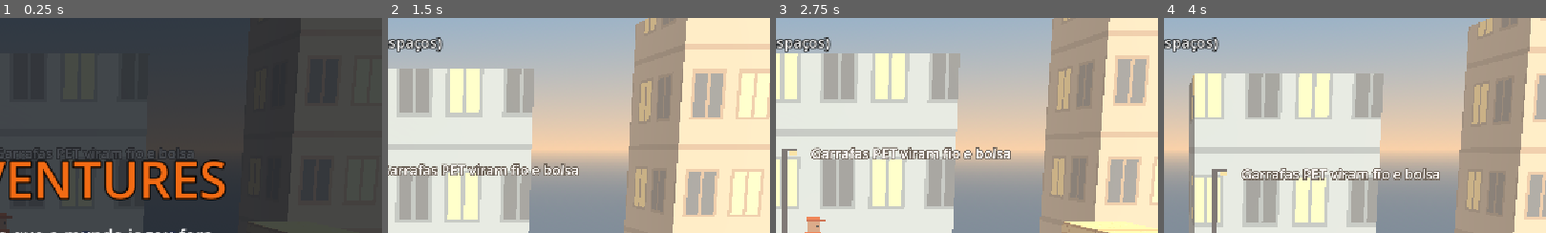
Above: before the commit, frames 1-4 (left to right).
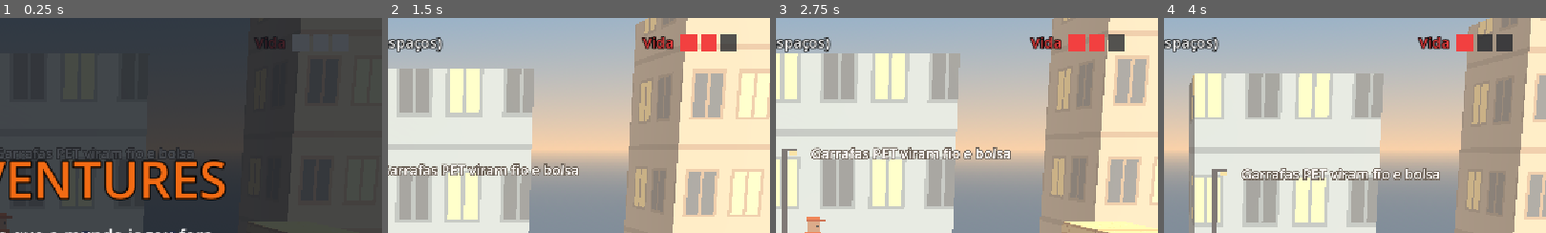
Above: after the commit, the same moments.

Repository: caioarraes/gari-adventures
Game: Godot game, scene res://jogo/main.tscn
Two runs of this game, one before a commit and one after it. Both use one fixed random seed, a clock stepped at 60 frames per second and the inputs below. Sound files missing from this copy of the repository are replaced by a short silence.
Inputs:
- Up to frame 1 (0.25 s): no input
- Up to frame 2 (1.5 s): tap Space (pular) at 0.5, 0.77 s; hold D (direita) 0.53-1.28 s; tap J (golpe) at 0.6 s; tap F (solado, bound only after the commit) at 0.8, 1.35 s; hold A (esquerda) from 1.28 s (still down)
- Up to frame 3 (2.75 s): tap Space (pular) at 1.52 s; tap J (golpe) at 1.55 s; release A (esquerda) at 2.03 s; hold D (direita) from 2.03 s (still down); tap K (atirar) at 2.1 s; tap F (solado, bound only after the commit) at 2.3 s
- Up to frame 4 (4 s): tap E (fabricar) at 2.85 s; tap Space (pular) at 3.02, 3.77 s; tap J (golpe) at 3.05, 3.6 s; release D (direita) at 3.53 s; hold A (esquerda) from 3.53 s (still down); tap F (solado, bound only after the commit) at 3.8 s
The pictures show only the part of the screen within x 50-100%, y 0-50%; the shares and areas given below are measured in that part.

The runs differ from the first frame. In frame 1, 0.3% of the frame differs, in the area x 66-79%, y 7-16%; in frame 2, 1.4%; in frame 3, 1.4%; in frame 4, 1.4%, in the area x 66-92%, y 7-16%.

Commit message:
Adiciona solado de pneu, vida e ecopontos
Pneus deixam borracha, que vira um solado de pulo mais alto para
vencer o muro final. O gari agora tem vida, derrota e pontos de
retorno que preservam o que foi coletado.

Diff:
--- a/ferramentas/gerar_assets.gd
+++ b/ferramentas/gerar_assets.gd
@@ -34,10 +34,17 @@
 
 
 func _personagens() -> void:
-	var gari := _nova(144, 32)
+	var gari := _nova(144, 64)
 	for quadro in 6:
 		_gari(gari, quadro * 24, quadro)
+	gari.blit_rect(gari, Rect2i(0, 0, 144, 32), Vector2i(0, 32))
+	_colocar_solado(gari)
 	_salvar(gari, "gari")
+
+	var pneu := _nova(44, 22)
+	for quadro in 2:
+		_pneu(pneu, quadro * 22, quadro)
+	_salvar(pneu, "pneu")
 
 	var pet := _nova(36, 22)
 	for quadro in 2:
@@ -70,6 +77,35 @@
 		_r(monitor, x + 20, 0, 1, 2, "#ffd84a")
 		_r(monitor, x + 3, 0, 1, 2, "#ff6a4a")
 	_salvar(monitor, "monitor")
+
+
+func _colocar_solado(i: Image) -> void:
+	var bota := Color("#20242c")
+	for y in range(62, 32, -1):
+		for x in 144:
+			if i.get_pixel(x, y).is_equal_approx(bota) and i.get_pixel(x, y + 1).a == 0.0:
+				i.set_pixel(x, y + 1, Color("#e0a060") if x % 2 == 0 else Color("#15171c"))
+
+
+func _pneu(i: Image, x: int, quadro: int) -> void:
+	var centro := Vector2(10.5, 10.5)
+	for py in 22:
+		for px in 22:
+			var d := Vector2(px, py).distance_to(centro)
+			if d > 11.0:
+				continue
+			var angulo := atan2(py - centro.y, px - centro.x) + quadro * PI / 8.0
+			var cor := "#23262d"
+			if d > 9.0 and int(floor(angulo / (PI / 4.0))) % 2 == 0:
+				cor = "#3b3f49"
+			elif d < 6.0:
+				cor = "#8f939c"
+			i.set_pixel(x + px, py, Color(cor))
+	_r(i, x + 7, 8, 2, 2, "#17202b")
+	_r(i, x + 13, 8, 2, 2, "#17202b")
+	_r(i, x + 6, 7, 3, 1, "#17202b")
+	_r(i, x + 13, 7, 3, 1, "#17202b")
+	_r(i, x + 8, 13, 6, 1, "#17202b")
 
 
 func _gari(i: Image, x: int, quadro: int) -> void:
@@ -160,6 +196,13 @@
 	_r(componente, 3, 3, 1, 1, "#7dffb0")
 	_salvar(componente, "componente")
 
+	var borracha := _nova(14, 10)
+	_r(borracha, 1, 2, 12, 7, "#2a2d35")
+	for x in [2, 6, 10]:
+		_r(borracha, x, 1, 2, 2, "#e0a060")
+		_r(borracha, x, 8, 2, 2, "#e0a060")
+	_salvar(borracha, "borracha")
+
 	_salvar(_faisca("#ffffff", "#3fe07f"), "faisca_gari")
 	_salvar(_faisca("#fff0a0", "#f0442c"), "faisca_inimiga")
 
@@ -243,6 +286,21 @@
 	_r(saco, 7, 0, 2, 2, "#d8b84a")
 	_r(saco, 4, 5, 2, 3, "#454955")
 	_salvar(saco, "saco")
+
+	var ecoponto := _nova(36, 30)
+	for quadro in 2:
+		var x := quadro * 18
+		var cor := "#6b6e78" if quadro == 0 else "#27a35d"
+		var escura := "#4a4d56" if quadro == 0 else "#1c7a45"
+		_r(ecoponto, x + 2, 10, 14, 20, cor)
+		_r(ecoponto, x + 1, 8, 16, 3, escura)
+		_r(ecoponto, x + 6, 15, 6, 2, "#f4f4ee")
+		_r(ecoponto, x + 6, 19, 6, 2, "#f4f4ee")
+		_r(ecoponto, x + 6, 23, 6, 2, "#f4f4ee")
+		_r(ecoponto, x + 8, 0, 1, 8, "#30343c")
+		if quadro == 1:
+			_r(ecoponto, x + 9, 0, 7, 4, "#f6e96a")
+	_salvar(ecoponto, "ecoponto")
 
 	var poste := _nova(14, 70)
 	_r(poste, 5, 4, 3, 66, "#4a4e58")
--- /dev/null
+++ b/jogo/borracha.gd
@@ -0,0 +1,7 @@
+extends Area3D
+
+
+func _physics_process(_delta: float) -> void:
+	for corpo in get_overlapping_bodies():
+		corpo.guardar_borracha()
+		queue_free()
--- /dev/null
+++ b/jogo/borracha.tscn
@@ -0,0 +1,23 @@
+[gd_scene format=3]
+
+[ext_resource type="Script" path="res://jogo/borracha.gd" id="1_borracha"]
+[ext_resource type="Texture2D" path="res://arte/borracha.png" id="2_textura"]
+
+[sub_resource type="BoxShape3D" id="forma"]
+size = Vector3(0.8, 1, 2)
+
+[node name="Borracha" type="Area3D"]
+collision_layer = 0
+collision_mask = 2
+script = ExtResource("1_borracha")
+
+[node name="Colisao" type="CollisionShape3D" parent="."]
+position = Vector3(0, 0.5, 0)
+shape = SubResource("forma")
+
+[node name="Sprite" type="Sprite3D" parent="."]
+position = Vector3(0, 0.27, 0)
+pixel_size = 0.053
+alpha_cut = 1
+texture_filter = 0
+texture = ExtResource("2_textura")
--- a/jogo/camera.gd
+++ b/jogo/camera.gd
@@ -2,10 +2,15 @@
 
 const DISTANCIA := Vector3(0.0, 3.5, 17.0)
 const SUAVIDADE := 6.0
+const DISTANCIA_DE_CORTE := 12.0
 
 @onready var gari: Node3D = $"../Gari"
 
 
 func _physics_process(delta: float) -> void:
 	var alvo := gari.global_position + DISTANCIA
+	if global_position.distance_to(alvo) > DISTANCIA_DE_CORTE:
+		global_position = alvo
+		reset_physics_interpolation()
+		return
 	global_position = global_position.lerp(alvo, 1.0 - exp(-SUAVIDADE * delta))
--- /dev/null
+++ b/jogo/ecoponto.gd
@@ -0,0 +1,12 @@
+extends Area3D
+
+@onready var sprite: Sprite3D = $Sprite
+
+
+func _ready() -> void:
+	body_entered.connect(_ao_tocar, CONNECT_ONE_SHOT)
+
+
+func _ao_tocar(corpo: Node3D) -> void:
+	sprite.frame = 1
+	corpo.marcar_retorno(global_position)
--- /dev/null
+++ b/jogo/ecoponto.tscn
@@ -0,0 +1,24 @@
+[gd_scene format=3]
+
+[ext_resource type="Script" path="res://jogo/ecoponto.gd" id="1_ecoponto"]
+[ext_resource type="Texture2D" path="res://arte/ecoponto.png" id="2_textura"]
+
+[sub_resource type="BoxShape3D" id="forma"]
+size = Vector3(1.2, 3, 4)
+
+[node name="Ecoponto" type="Area3D"]
+collision_layer = 0
+collision_mask = 2
+script = ExtResource("1_ecoponto")
+
+[node name="Colisao" type="CollisionShape3D" parent="."]
+position = Vector3(0, 1.5, 0)
+shape = SubResource("forma")
+
+[node name="Sprite" type="Sprite3D" parent="."]
+position = Vector3(0, 0.8, -1.2)
+pixel_size = 0.053
+alpha_cut = 1
+texture_filter = 0
+texture = ExtResource("2_textura")
+hframes = 2
--- a/jogo/gari.gd
+++ b/jogo/gari.gd
@@ -5,6 +5,7 @@
 const FREIO := 80.0
 const CONTROLE_NO_AR := 0.7
 const FORCA_PULO := 12.0
+const FORCA_PULO_SOLADO := 15.0
 const GRAVIDADE := 32.0
 const GRAVIDADE_QUEDA := 48.0
 const QUEDA_MAXIMA := 20.0
@@ -19,6 +20,7 @@
 const EMPURRAO := Vector2(9.0, 5.0)
 const DURACAO_EMPURRAO := 0.25
 const DURACAO_PROTECAO := 1.0
+const VIDA_MAXIMA := 3
 
 const PET_POR_BOLSA := 3
 const NIVEL_MAXIMO_BOLSA := 2
@@ -26,6 +28,7 @@
 const ESPACOS_POR_BOLSA := 3
 const CAPACIDADE_MAXIMA := 9
 const COMPONENTES_PARA_PISTOLA := 3
+const BORRACHA_PARA_SOLADO := 3
 
 const FAISCA := preload("res://jogo/faisca_gari.tscn")
 const VELOCIDADE_FAISCA := 14.0
@@ -38,6 +41,7 @@
 const QUADRO_SUBINDO := 3
 const QUADRO_CAINDO := 4
 const QUADRO_GOLPE := 5
+const QUADROS_POR_LINHA := 6
 
 var tempo_borda := 0.0
 var tempo_pulo := 0.0
@@ -49,13 +53,18 @@
 var tempo_passos := 0.0
 var olhando := 1.0
 
+var vida := VIDA_MAXIMA
+var precisa_voltar := false
+
 var pet := 0
 var nivel_bolsa := 0
 var capacidade := ESPACOS_INICIAIS
 var componentes := 0
 var tem_arma := false
-
-@onready var inicio := global_position
+var borracha := 0
+var tem_solado := false
+
+@onready var ponto_retorno := global_position
 @onready var sprite: Sprite3D = $Sprite
 @onready var arma: Sprite3D = $Faiscador
 @onready var golpe: Area3D = $Golpe
@@ -77,7 +86,7 @@
 		velocity.y = maxf(velocity.y - gravidade * delta, -QUEDA_MAXIMA)
 
 	if tempo_pulo > 0.0 and tempo_borda > 0.0:
-		velocity.y = FORCA_PULO
+		velocity.y = FORCA_PULO_SOLADO if tem_solado else FORCA_PULO
 		tempo_pulo = 0.0
 		tempo_borda = 0.0
 		sons.get_node("Pulo").play()
@@ -105,11 +114,38 @@
 		_fazer_bolsa()
 	if Input.is_action_just_pressed("montar"):
 		_montar_pistola()
+	if Input.is_action_just_pressed("solado"):
+		_fazer_solado()
 
 	if global_position.y < ALTURA_DE_RETORNO:
-		global_position = inicio
-		velocity = Vector3.ZERO
-		reset_physics_interpolation()
+		_perder_vida()
+		precisa_voltar = true
+	if precisa_voltar:
+		_voltar()
+
+
+func _perder_vida() -> void:
+	vida -= 1
+	sons.get_node("Dano").play()
+	if vida <= 0:
+		precisa_voltar = true
+
+
+func _voltar() -> void:
+	precisa_voltar = false
+	if vida <= 0:
+		vida = VIDA_MAXIMA
+	global_position = ponto_retorno
+	velocity = Vector3.ZERO
+	tempo_empurrao = 0.0
+	tempo_protecao = DURACAO_PROTECAO
+	reset_physics_interpolation()
+
+
+func marcar_retorno(posicao: Vector3) -> void:
+	ponto_retorno = posicao + Vector3(0.0, 0.05, 0.0)
+	vida = VIDA_MAXIMA
+	sons.get_node("Coleta").play()
 
 
 func _atualizar_golpe(delta: float) -> void:
@@ -157,15 +193,15 @@
 	bolsa.position.x = -olhando * 0.3
 	sprite.visible = tempo_protecao == 0.0 or int(tempo_protecao * 12.0) % 2 == 0
 
+	var quadro := QUADRO_PARADO
 	if vassoura.visible:
-		sprite.frame = QUADRO_GOLPE
+		quadro = QUADRO_GOLPE
 	elif not is_on_floor():
-		sprite.frame = QUADRO_SUBINDO if velocity.y > 0.0 else QUADRO_CAINDO
+		quadro = QUADRO_SUBINDO if velocity.y > 0.0 else QUADRO_CAINDO
 	elif absf(velocity.x) > 0.5:
 		tempo_passos += delta
-		sprite.frame = QUADRO_ANDANDO + int(tempo_passos * 10.0) % 2
-	else:
-		sprite.frame = QUADRO_PARADO
+		quadro = QUADRO_ANDANDO + int(tempo_passos * 10.0) % 2
+	sprite.frame = quadro + (QUADROS_POR_LINHA if tem_solado else 0)
 
 
 func _fazer_bolsa() -> void:
@@ -188,6 +224,19 @@
 	sons.get_node("Fabricar").play()
 
 
+func _fazer_solado() -> void:
+	if tem_solado or borracha < BORRACHA_PARA_SOLADO:
+		return
+	borracha -= BORRACHA_PARA_SOLADO
+	tem_solado = true
+	sons.get_node("Fabricar").play()
+
+
+func guardar_borracha() -> void:
+	borracha += 1
+	sons.get_node("Coleta").play()
+
+
 func guardar_pet() -> bool:
 	pet += 1
 	sons.get_node("Coleta").play()
@@ -206,7 +255,7 @@
 	if tempo_protecao > 0.0:
 		return
 	tempo_protecao = DURACAO_PROTECAO
-	sons.get_node("Dano").play()
+	_perder_vida()
 	var lado := signf(global_position.x - origem_x)
 	if lado == 0.0:
 		lado = -olhando
--- a/jogo/hud.gd
+++ b/jogo/hud.gd
@@ -3,20 +3,28 @@
 const COR_VAZIO := Color(0.1, 0.12, 0.15, 0.75)
 const COR_PET := Color(0.55, 0.88, 0.98, 1)
 const COR_COMPONENTE := Color(0.3, 0.95, 0.55, 1)
+const COR_BORRACHA := Color(0.88, 0.63, 0.38, 1)
+const COR_VIDA := Color(0.95, 0.25, 0.25, 1)
 
 @onready var gari = $"../Gari"
 @onready var titulo_componentes: Label = $LinhaComponentes/Titulo
 @onready var info_pet: Label = $LinhaPet/Info
 @onready var info_componentes: Label = $LinhaComponentes/Info
 @onready var controles: Label = $Controles
+@onready var linha_borracha: Control = $LinhaBorracha
+@onready var info_borracha: Label = $LinhaBorracha/Info
 
 var pips_pet: Array[ColorRect] = []
 var pips_componentes: Array[ColorRect] = []
+var pips_borracha: Array[ColorRect] = []
+var pips_vida: Array[ColorRect] = []
 
 
 func _ready() -> void:
+	pips_vida = _criar_pips($LinhaVida/Pips, gari.VIDA_MAXIMA)
 	pips_pet = _criar_pips($LinhaPet/Pips, gari.PET_POR_BOLSA)
 	pips_componentes = _criar_pips($LinhaComponentes/Pips, gari.CAPACIDADE_MAXIMA)
+	pips_borracha = _criar_pips($LinhaBorracha/Pips, gari.BORRACHA_PARA_SOLADO)
 
 
 func _criar_pips(linha: HBoxContainer, quantidade: int) -> Array[ColorRect]:
@@ -31,8 +39,11 @@
 
 
 func _process(_delta: float) -> void:
+	for i in pips_vida.size():
+		pips_vida[i].color = COR_VIDA if i < gari.vida else COR_VAZIO
 	_mostrar_pet()
 	_mostrar_componentes()
+	_mostrar_borracha()
 	controles.text = "A/D: andar   Espaço: pular   J: vassourada"
 	if gari.tem_arma:
 		controles.text += "   K: atirar"
@@ -70,5 +81,20 @@
 		info_componentes.text = "%s %d para a pistola" % [_verbo_faltar(faltam), faltam]
 
 
+func _mostrar_borracha() -> void:
+	linha_borracha.visible = gari.borracha > 0 or gari.tem_solado
+	for i in pips_borracha.size():
+		pips_borracha[i].visible = not gari.tem_solado
+		pips_borracha[i].color = COR_BORRACHA if i < gari.borracha else COR_VAZIO
+
+	if gari.tem_solado:
+		info_borracha.text = "Solado de pneu: você pula mais alto"
+	elif gari.borracha >= gari.BORRACHA_PARA_SOLADO:
+		info_borracha.text = "[F] Fazer solado: pulo mais alto"
+	else:
+		var faltam: int = gari.BORRACHA_PARA_SOLADO - gari.borracha
+		info_borracha.text = "%s %d para o solado" % [_verbo_faltar(faltam), faltam]
+
+
 func _verbo_faltar(quantidade: int) -> String:
 	return "Falta" if quantidade == 1 else "Faltam"
--- a/jogo/main.tscn
+++ b/jogo/main.tscn
@@ -6,6 +6,8 @@
 [ext_resource type="Script" path="res://jogo/hud.gd" id="4_hud"]
 [ext_resource type="PackedScene" path="res://jogo/monitor.tscn" id="5_monitor"]
 [ext_resource type="Script" path="res://jogo/tela.gd" id="6_tela"]
+[ext_resource type="PackedScene" path="res://jogo/pneu.tscn" id="7_pneu"]
+[ext_resource type="PackedScene" path="res://jogo/ecoponto.tscn" id="8_ecoponto"]
 [ext_resource type="Texture2D" path="res://arte/gari.png" id="10_gari"]
 [ext_resource type="Texture2D" path="res://arte/bolsa.png" id="11_bolsa"]
 [ext_resource type="Texture2D" path="res://arte/pistola.png" id="12_pistola"]
@@ -128,6 +130,7 @@
 texture_filter = 0
 texture = ExtResource("10_gari")
 hframes = 6
+vframes = 2
 
 [node name="Bolsa" type="Sprite3D" parent="Gari"]
 visible = false
@@ -207,10 +210,22 @@
 material = SubResource("plataforma")
 
 [node name="Chao3" type="CSGBox3D" parent="Pista"]
-position = Vector3(48, -1, 0)
-use_collision = true
-size = Vector3(24, 2, 4)
+position = Vector3(49, -1, 0)
+use_collision = true
+size = Vector3(26, 2, 4)
 material = SubResource("chao")
+
+[node name="Muro" type="CSGBox3D" parent="Pista"]
+position = Vector3(69, 0.5, 0)
+use_collision = true
+size = Vector3(14, 5, 4)
+material = SubResource("parede")
+
+[node name="ParedeFinal" type="CSGBox3D" parent="Pista"]
+position = Vector3(76.5, 6, 0)
+use_collision = true
+size = Vector3(1, 10, 4)
+material = SubResource("parede")
 
 [node name="Cerca" type="CSGBox3D" parent="Pista"]
 position = Vector3(51, 4, 0)
@@ -225,7 +240,7 @@
 texture = ExtResource("19_cerca")
 
 [node name="Chegada" type="Area3D" parent="."]
-position = Vector3(57, 2, 0)
+position = Vector3(72, 5, 0)
 collision_layer = 0
 collision_mask = 2
 
@@ -248,13 +263,13 @@
 position = Vector3(5, 0, 0)
 
 [node name="Pet3" parent="Inimigos" instance=ExtResource("3_pet")]
-position = Vector3(17.5, 0, 0)
+position = Vector3(18.5, 0, 0)
 
 [node name="Pet4" parent="Inimigos" instance=ExtResource("3_pet")]
-position = Vector3(19.7, 0, 0)
+position = Vector3(20.4, 0, 0)
 
 [node name="Pet5" parent="Inimigos" instance=ExtResource("3_pet")]
-position = Vector3(21.9, 0, 0)
+position = Vector3(22.2, 0, 0)
 
 [node name="Pet6" parent="Inimigos" instance=ExtResource("3_pet")]
 position = Vector3(38.5, 0, 0)
@@ -274,7 +289,34 @@
 [node name="MonitorFinal" parent="Inimigos" instance=ExtResource("5_monitor")]
 position = Vector3(54, 0, 0)
 
+[node name="Pneu1" parent="Inimigos" instance=ExtResource("7_pneu")]
+position = Vector3(56, 0, 0)
+
+[node name="Pneu2" parent="Inimigos" instance=ExtResource("7_pneu")]
+position = Vector3(58, 0, 0)
+
+[node name="Pneu3" parent="Inimigos" instance=ExtResource("7_pneu")]
+position = Vector3(60, 0, 0)
+
+[node name="Ecopontos" type="Node3D" parent="."]
+
+[node name="Ecoponto1" parent="Ecopontos" instance=ExtResource("8_ecoponto")]
+position = Vector3(16, 0, 0)
+
+[node name="Ecoponto2" parent="Ecopontos" instance=ExtResource("8_ecoponto")]
+position = Vector3(36.8, 0, 0)
+
+[node name="Ecoponto3" parent="Ecopontos" instance=ExtResource("8_ecoponto")]
+position = Vector3(52.5, 0, 0)
+
 [node name="Placas" type="Node3D" parent="."]
+
+[node name="Placa4" type="Label3D" parent="Placas"]
+position = Vector3(58, 4, -1.9)
+pixel_size = 0.01
+text = "Pneus viram solado: pule mais alto"
+font_size = 44
+outline_size = 14
 
 [node name="Placa1" type="Label3D" parent="Placas"]
 position = Vector3(3, 3.4, -1.9)
@@ -391,6 +433,53 @@
 theme_override_constants/outline_size = 6
 theme_override_font_sizes/font_size = 22
 
+[node name="LinhaVida" type="HBoxContainer" parent="HUD"]
+offset_left = 960.0
+offset_top = 20.0
+offset_right = 1130.0
+offset_bottom = 54.0
+theme_override_constants/separation = 12
+
+[node name="Titulo" type="Label" parent="HUD/LinhaVida"]
+layout_mode = 2
+theme_override_colors/font_color = Color(0.95, 0.25, 0.25, 1)
+theme_override_colors/font_outline_color = Color(0, 0, 0, 1)
+theme_override_constants/outline_size = 6
+theme_override_font_sizes/font_size = 22
+text = "Vida"
+
+[node name="Pips" type="HBoxContainer" parent="HUD/LinhaVida"]
+layout_mode = 2
+theme_override_constants/separation = 6
+
+[node name="LinhaBorracha" type="HBoxContainer" parent="HUD"]
+visible = false
+offset_left = 24.0
+offset_top = 104.0
+offset_right = 1120.0
+offset_bottom = 138.0
+theme_override_constants/separation = 14
+
+[node name="Titulo" type="Label" parent="HUD/LinhaBorracha"]
+custom_minimum_size = Vector2(160, 0)
+layout_mode = 2
+theme_override_colors/font_color = Color(0.88, 0.63, 0.38, 1)
+theme_override_colors/font_outline_color = Color(0, 0, 0, 1)
+theme_override_constants/outline_size = 6
+theme_override_font_sizes/font_size = 22
+text = "Borracha"
+
+[node name="Pips" type="HBoxContainer" parent="HUD/LinhaBorracha"]
+layout_mode = 2
+theme_override_constants/separation = 6
+
+[node name="Info" type="Label" parent="HUD/LinhaBorracha"]
+layout_mode = 2
+theme_override_colors/font_color = Color(1, 1, 1, 1)
+theme_override_colors/font_outline_color = Color(0, 0, 0, 1)
+theme_override_constants/outline_size = 6
+theme_override_font_sizes/font_size = 22
+
 [node name="Controles" type="Label" parent="HUD"]
 offset_left = 24.0
 offset_top = 606.0
@@ -455,6 +544,11 @@
 size = Vector3(9, 9, 5)
 material = SubResource("predio_a")
 
+[node name="Predio6" type="CSGBox3D" parent="Fundo"]
+position = Vector3(72, 5, -10)
+size = Vector3(10, 12, 5)
+material = SubResource("predio_b")
+
 [node name="Lixeira1" type="Sprite3D" parent="Fundo"]
 position = Vector3(-2.5, 0.53, -1.6)
 pixel_size = 0.053
--- /dev/null
+++ b/jogo/pneu.gd
@@ -0,0 +1,42 @@
+extends Area3D
+
+const BORRACHA := preload("res://jogo/borracha.tscn")
+const VELOCIDADE := 3.0
+const ALCANCE := 1.2
+const ALTURA_QUIQUE := 0.7
+const RITMO_QUIQUE := 5.0
+
+var direcao := 1.0
+var tempo := 0.0
+
+@onready var centro := position.x
+@onready var chao := position.y
+@onready var sprite: Sprite3D = $Sprite
+
+
+func _ready() -> void:
+	body_entered.connect(_ao_tocar)
+
+
+func _physics_process(delta: float) -> void:
+	position.x += direcao * VELOCIDADE * delta
+	if absf(position.x - centro) >= ALCANCE:
+		position.x = centro + signf(position.x - centro) * ALCANCE
+		direcao *= -1.0
+	tempo += delta
+	position.y = chao + absf(sin(tempo * RITMO_QUIQUE)) * ALTURA_QUIQUE
+	sprite.frame = int(tempo * 8.0) % 2
+
+
+func derrotar() -> void:
+	if is_queued_for_deletion():
+		return
+	$"../../Sons/Acerto".play()
+	var borracha := BORRACHA.instantiate()
+	borracha.position = Vector3(position.x, chao, position.z)
+	get_parent().add_child(borracha)
+	queue_free()
+
+
+func _ao_tocar(corpo: Node3D) -> void:
+	corpo.empurrar(global_position.x)
--- /dev/null
+++ b/jogo/pneu.tscn
@@ -0,0 +1,24 @@
+[gd_scene format=3]
+
+[ext_resource type="Script" path="res://jogo/pneu.gd" id="1_pneu"]
+[ext_resource type="Texture2D" path="res://arte/pneu.png" id="2_textura"]
+
+[sub_resource type="BoxShape3D" id="forma"]
+size = Vector3(0.95, 1.05, 2)
+
+[node name="Pneu" type="Area3D"]
+collision_layer = 4
+collision_mask = 2
+script = ExtResource("1_pneu")
+
+[node name="Colisao" type="CollisionShape3D" parent="."]
+position = Vector3(0, 0.55, 0)
+shape = SubResource("forma")
+
+[node name="Sprite" type="Sprite3D" parent="."]
+position = Vector3(0, 0.58, 0)
+pixel_size = 0.053
+alpha_cut = 1
+texture_filter = 0
+texture = ExtResource("2_textura")
+hframes = 2
--- a/project.godot
+++ b/project.godot
@@ -44,6 +44,11 @@
 "events": [Object(InputEventKey,"resource_local_to_scene":false,"resource_name":"","device":-1,"window_id":0,"alt_press …(191 unchanged characters)…
 }
 
+solado={
+"deadzone": 0.2,
+"events": [Object(InputEventKey,"resource_local_to_scene":false,"resource_name":"","device":-1,"window_id":0,"alt_pressed":false,"shift_pressed":false,"ctrl_pressed":false,"meta_pressed":false,"pressed":false,"keycode":0,"physical_keycode":70,"key_label":0,"unicode":0,"location":0,"echo":false,"script":null)]
+}
+
 [physics]
 
 common/physics_interpolation=true
Binary file added: arte/borracha.png
Not shown, added: arte/borracha.png.import
Binary file added: arte/ecoponto.png
Not shown, added: arte/ecoponto.png.import
Binary file changed: arte/gari.png
Binary file added: arte/pneu.png
Not shown, added: arte/pneu.png.import
Not shown, added: jogo/borracha.gd.uid
Not shown, added: jogo/ecoponto.gd.uid
Not shown, added: jogo/pneu.gd.uid
Not shown, changed: cerebro/decisoes.md
Not shown, changed: cerebro/diario.md
(and 4 more such lines)
